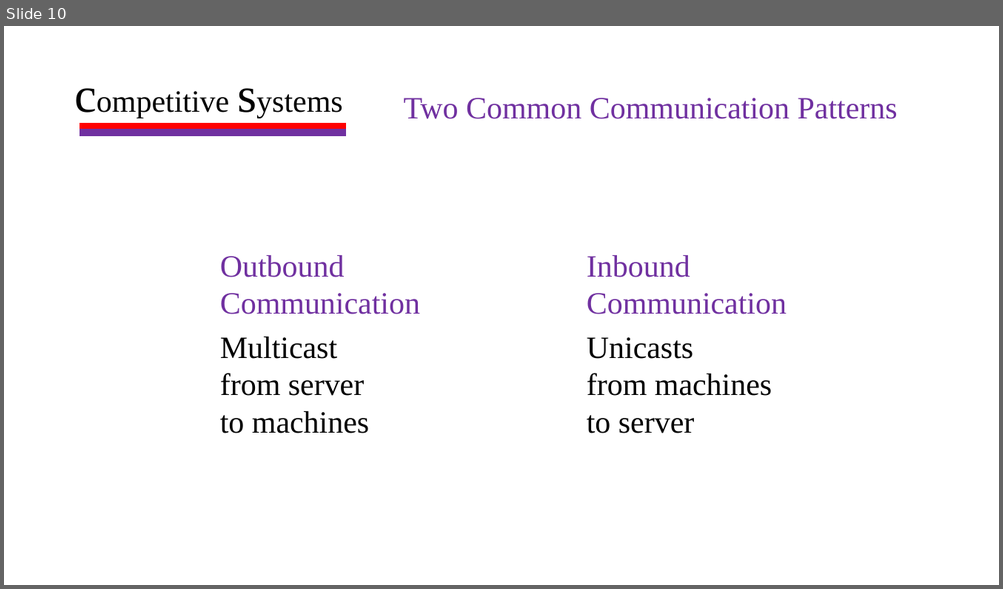
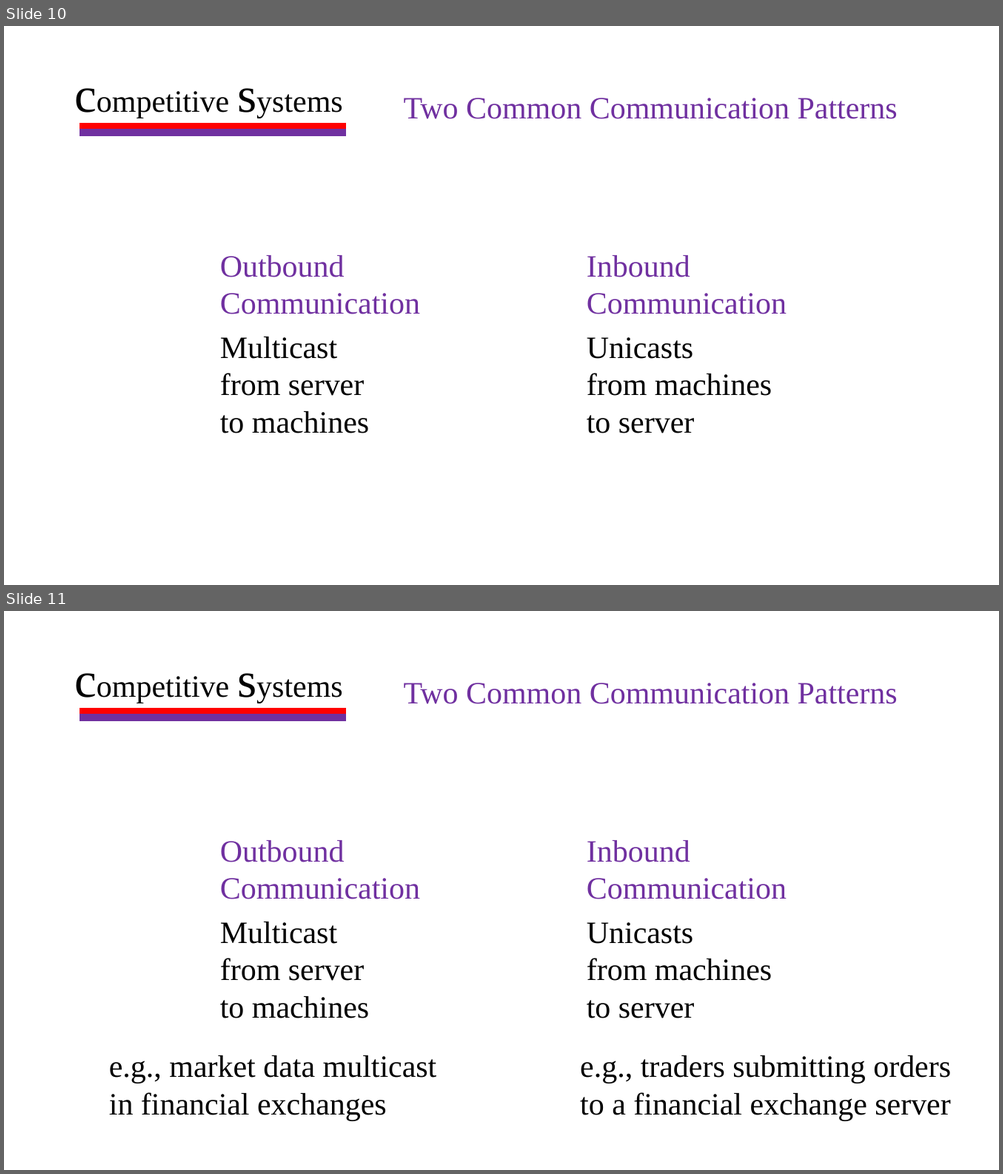
Before and after one commit to HaseebLUMS/Onyx-Presentation, a slide deck: thesis-latency-fairness.pptx. Shown one above the other, each under a label of ours: slide 10 before the commit, slides 10 and 11 after it. The pictures are 1003x589 and 1003x1174 pixels, drawn with LibreOffice and Linux fonts; fonts in the diff are those of the drawing. Boxes give left, top, right and bottom in pixels: in the first picture for what was removed or moved away, otherwise in the second. Text is boxed around its words. In the diff, an @@ line names an element or a change of style, - is before the commit and + after.

Commit message:
update presentation

```diff
--- a/thesis-latency-fairness.pptx
+++ b/thesis-latency-fairness.pptx
@@ slide 11 added at box(4, 611, 999, 1170), background #FFFFFF @@
@@ text added at box(68, 644, 483, 712), 30 pt, text #000000 @@
+competitive systems
@@ text added at box(404, 683, 897, 704), 30 pt, text #7030A0 @@
+Two Common Communication Patterns
@@ rectangle added at box(80, 709, 345, 715), fill #FF0000, outline #FF0000 1.5 pt @@
@@ rectangle added at box(80, 715, 345, 721), fill #7030A0, outline #7030A0 1.5 pt @@
@@ text added at box(220, 840, 420, 900), 30 pt, text #7030A0 @@
+Outbound
+Communication
@@ text added at box(586, 840, 786, 900), 30 pt, text #7030A0 @@
+Inbound
+Communication
@@ text added at box(220, 922, 369, 1019), 30 pt, text #000000 @@
+Multicast from server to machines
@@ text added at box(586, 923, 771, 1019), 30 pt, text #000000 @@
+Unicasts
+from machines to server
@@ text added at box(109, 1056, 437, 1121), 30 pt, text #000000 @@
+e.g., market data multicast in financial exchanges
@@ text added at box(580, 1056, 950, 1121), 30 pt, text #000000 @@
+e.g., traders submitting orders to a financial exchange server
```
